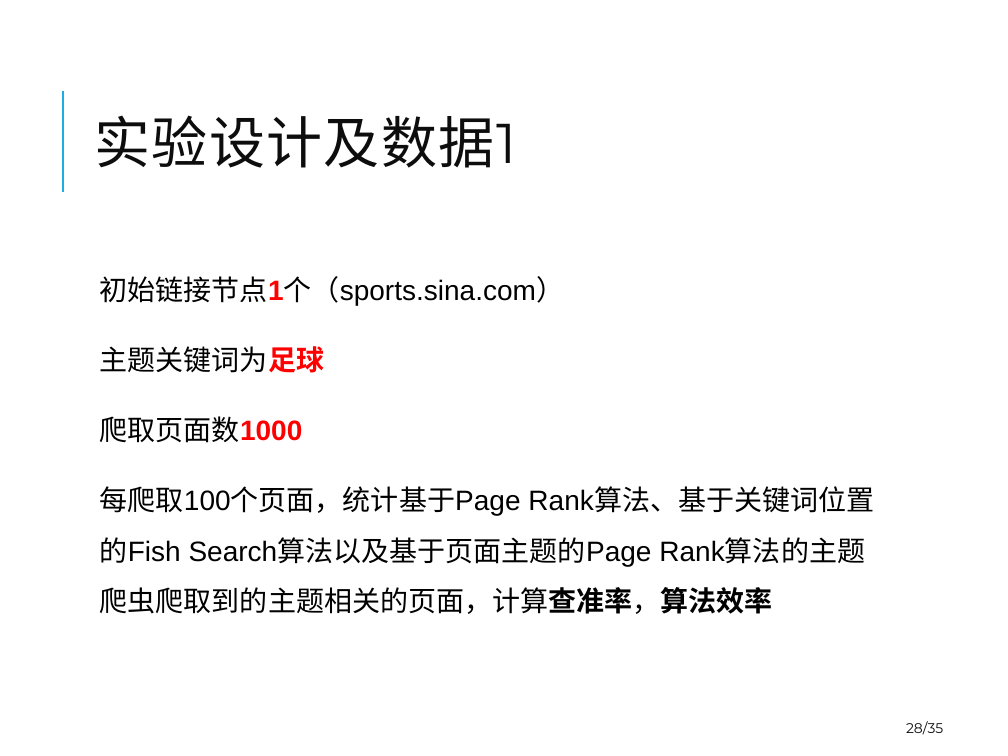
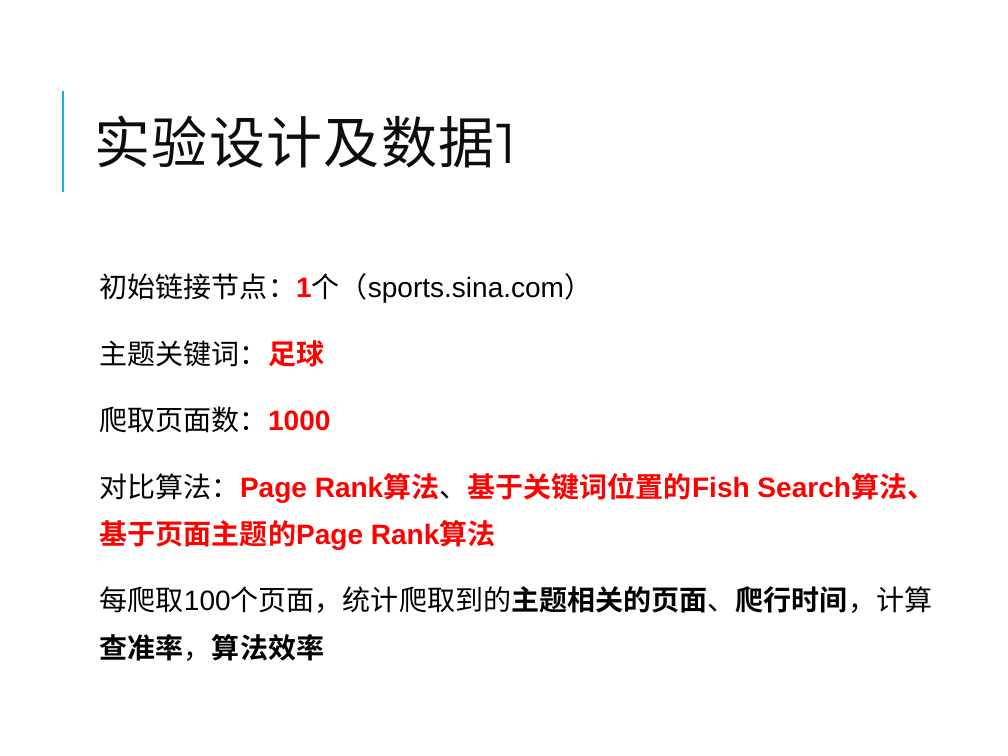
Before and after one commit to winniehajing/paper, a slide deck: slide 28 of 2012223040119-Defense-20150515-goahead.pptx. Drawn at 1008x756 pixels with LibreOffice and Linux fonts; fonts in the diff are those of the drawing. Boxes give left, top, right and bottom in pixels: in the first picture for what was removed or moved away, otherwise in the second. Text is boxed around its words. In the diff, an @@ line names an element or a change of style, - is before the commit and + after.

```diff
--- a/2012223040119-Defense-20150515-goahead.pptx
+++ b/2012223040119-Defense-20150515-goahead.pptx
@@ text at [100,273,935,661]: text changed; bold on @@
-  初始链接节点1个（sports.sina.com）
-  主题关键词为足球
-  爬取页面数1000
-  每爬取100个页面，统计基于Page Rank算法、基于关键词位置的Fish Search算法以及基于页面主题的Page Rank算法的主题爬虫爬取到的主题相关的页面，计算查准率，算法效率
+  初始链接节点：1个（sports.sina.com）
+  主题关键词：足球
+  爬取页面数：1000
+  对比算法：Page Rank算法、基于关键词位置的Fish Search算法、基于页面主题的Page Rank算法
+  每爬取100个页面，统计爬取到的主题相关的页面、爬行时间，计算查准率，算法效率
@@ page number removed at [906,721,943,735] @@
-28/35
```
Also in this commit, not shown: 45 other slides changed, 3 other files.
